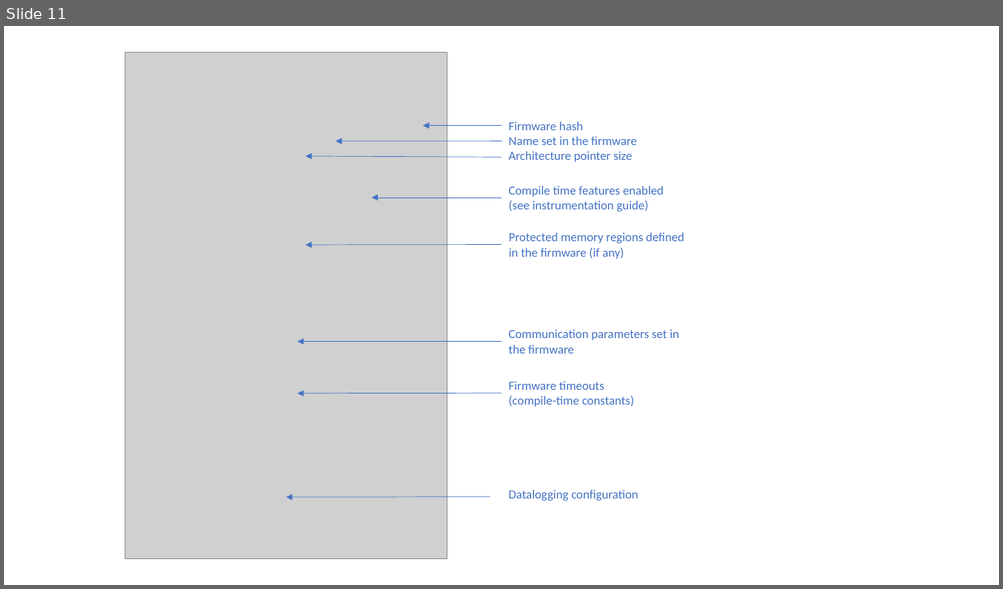
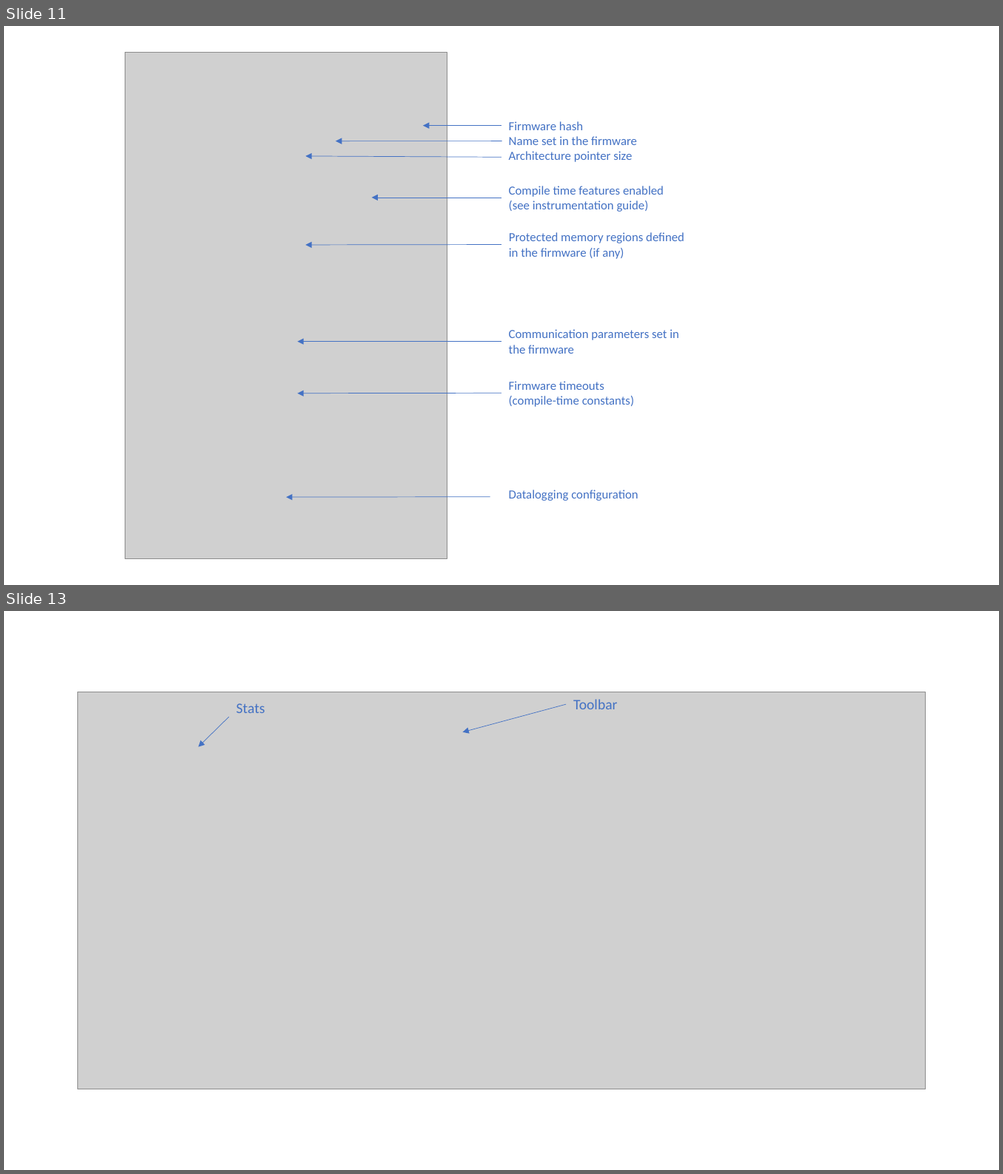
Before and after one commit to scrutinydebugger/scrutiny-devtools, a slide deck: graphics/graphics.pptx. Shown one above the other, each under a label of ours: slide 11 before the commit, slides 11 and 13 after it; the slides between them are not shown. The pictures are 1003x589 and 1003x1174 pixels, drawn with LibreOffice and Linux fonts; fonts in the diff are those of the drawing; grey boxes stand for pictures. Boxes give left, top, right and bottom in pixels: in the first picture for what was removed or moved away, otherwise in the second. Text is boxed around its words. In the diff, an @@ line names an element or a change of style, - is before the commit and + after.

```diff
--- a/graphics/graphics.pptx
+++ b/graphics/graphics.pptx
@@ slide 13 added at [4, 611, 999, 1170], background #FFFFFF @@
@@ picture added at [78, 692, 925, 1089] @@
@@ text added at [573, 699, 617, 709], 14 pt, text #4472C4 @@
+Toolbar
@@ arrow added from (228, 717) to (198, 747), #4472C4 0.5 pt @@
@@ text added at [236, 703, 265, 713], 14 pt, text #4472C4 @@
+Stats
@@ arrow added from (566, 704) to (463, 732), #4472C4 0.5 pt @@
```
Also in this commit, not shown: 3 other slides added, 1 other file.
